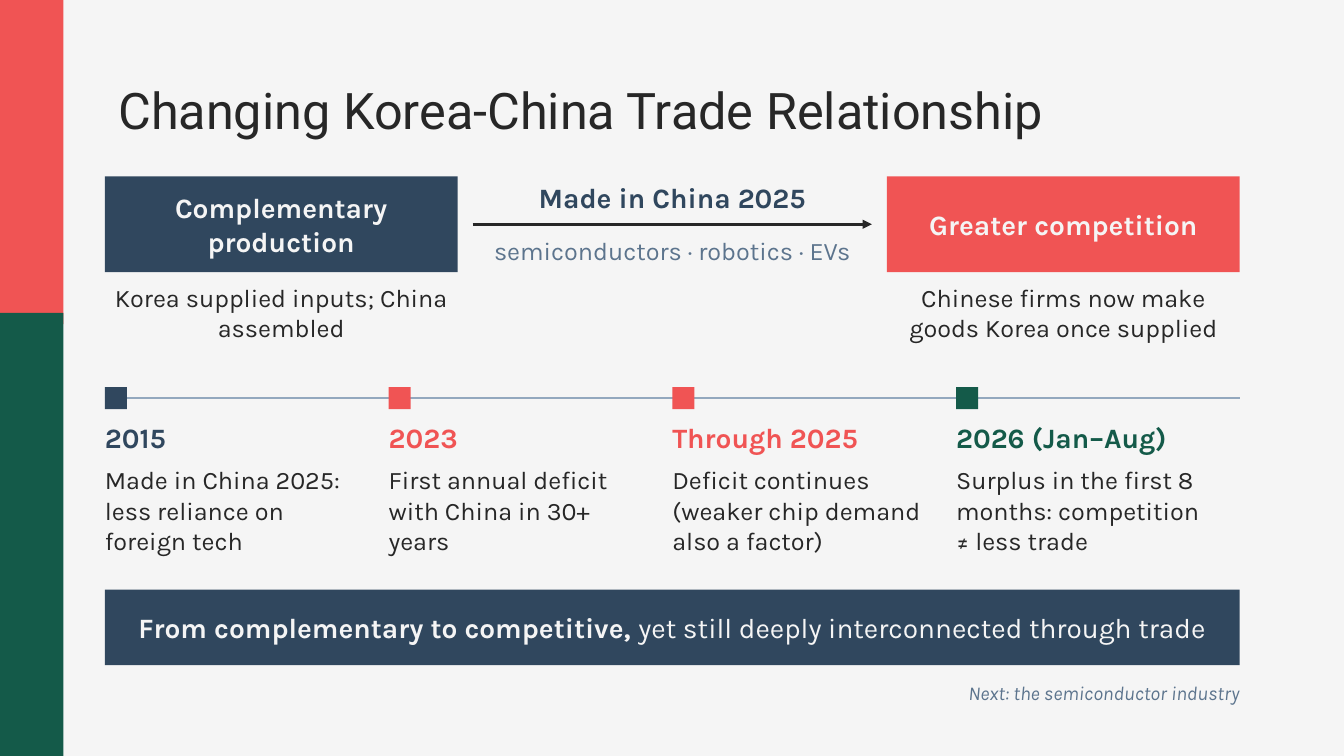
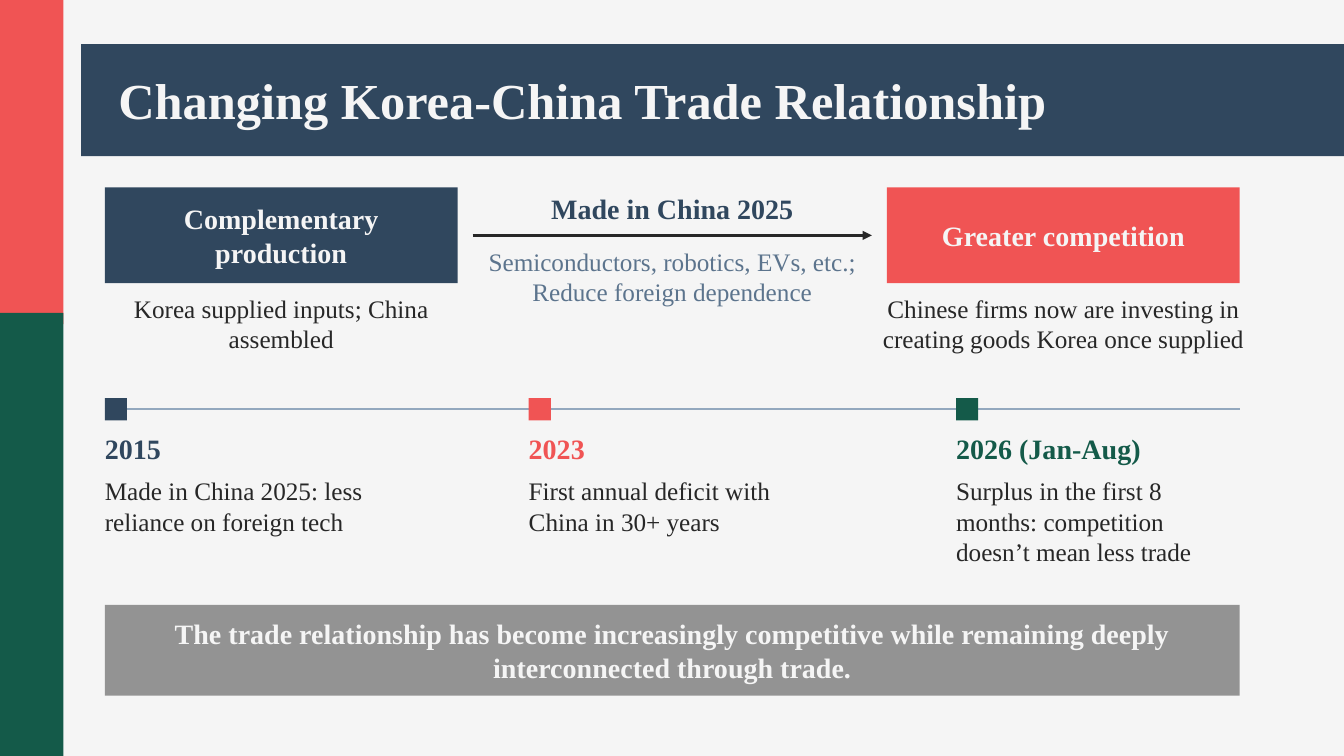
Before and after one commit to andyandrewc21-cyber/owner-repo, a slide deck: slide 3 of korea-china-trade.pptx. Drawn at 1344x756 pixels with LibreOffice and Linux fonts; fonts in the diff are those of the drawing. Boxes give left, top, right and bottom in pixels: in the first picture for what was removed or moved away, otherwise in the second. Text is boxed around its words. In the diff, an @@ line names an element or a change of style, - is before the commit and + after.

```diff
--- a/korea-china-trade.pptx
+++ b/korea-china-trade.pptx
@@ rectangle added at [81, 44, 1344, 156], fill #30475E @@
@@ title "Changing Korea-China Trade Relationship": place and size @@
-title "Changing Korea-China Trade Relationship" at [118, 91, 1043, 140]
+title "Changing Korea-China Trade Relationship" at [118, 84, 1046, 130]
@@ title "Changing Korea-China Trade Relationship" at [118, 84, 1046, 130]: font Roboto to Times New Roman, text colour #272727 to #F5F5F5, bold on @@
@@ text at [489, 253, 856, 307]: text changed; font Karla to Times New Roman @@
-semiconductors · robotics · EVs
+Semiconductors, robotics, EVs, etc.;
+Reduce foreign dependence
@@ text at [883, 300, 1243, 354]: text changed; font Karla to Times New Roman @@
-Chinese firms now make goods Korea once supplied
+Chinese firms now are investing in creating goods Korea once supplied
@@ rectangle removed at [673, 387, 695, 409] @@
@@ 2 texts, 1 rectangle: place and size @@
-2 texts, 1 rectangle at [388, 387, 607, 556]
+2 texts, 1 rectangle at [529, 398, 770, 537]
@@ 4 texts, 4 rectangles, 1 arrow, 1 line: place and size @@
-4 texts, 4 rectangles, 1 arrow, 1 line at [105, 176, 1240, 556]
+4 texts, 4 rectangles, 1 arrow, 1 line at [105, 188, 1240, 537]
@@ font Karla to Times New Roman in 8 elements at [105, 482, 362, 537], [105, 188, 458, 283], [887, 188, 1240, 283], [551, 199, 793, 220], [134, 300, 428, 349], [105, 440, 161, 460], [529, 482, 770, 537], [529, 440, 585, 460] @@
@@ text removed at [672, 429, 858, 455] @@
-Through 2025
@@ text at [956, 440, 1140, 464]: text changed; font Karla to Times New Roman @@
-2026 (Jan–Aug)
+2026 (Jan-Aug)
@@ text removed at [672, 471, 920, 553] @@
-Deficit continues (weaker chip demand also a factor)
@@ text at [956, 482, 1191, 562]: text changed; font Karla to Times New Roman @@
-Surplus in the first 8 months: competition ≠ less trade
+Surplus in the first 8 months: competition doesn’t mean less trade
@@ rectangle "The trade relationship has become ...": place and size @@
-rectangle "The trade relationship has become ..." at [105, 590, 1240, 665]
+rectangle "The trade relationship has become ..." at [105, 605, 1240, 696]
@@ rectangle "The trade relationship has become ..." at [105, 605, 1240, 696]: fill #30475E to #939393 @@
@@ text in rectangle at [175, 624, 1169, 683]: text changed; font Karla to Times New Roman; bold on @@
-From complementary to competitive, yet still deeply interconnected through trade
+The trade relationship has become increasingly competitive while remaining deeply interconnected through trade.
@@ text removed at [968, 686, 1239, 705] @@
-Next: the semiconductor industry
```
Also in this commit, not shown: 4 other slides changed.
